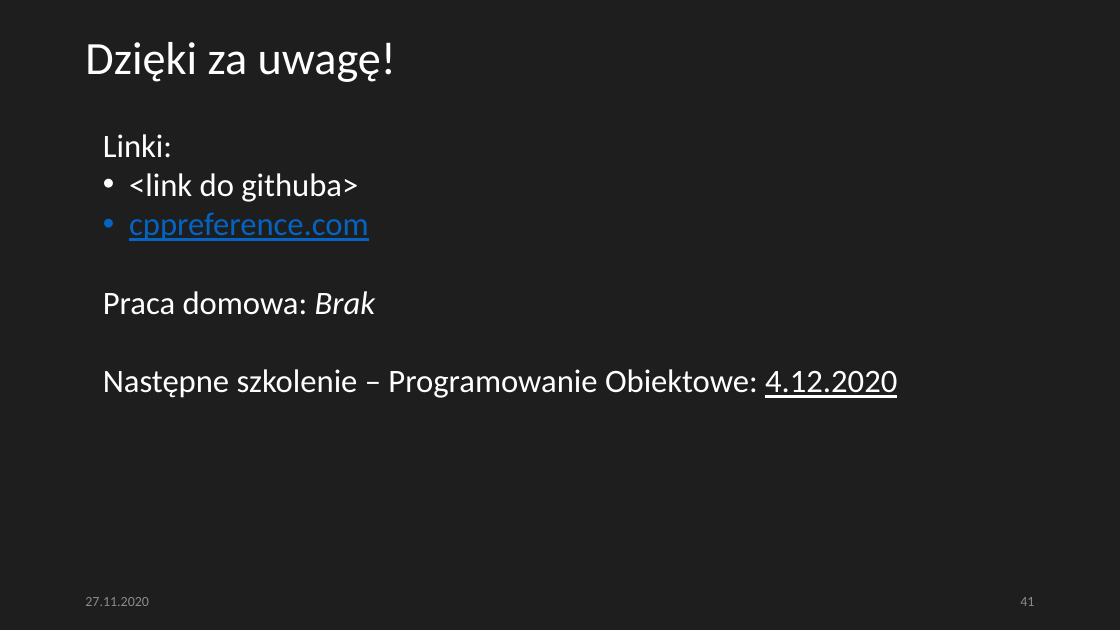
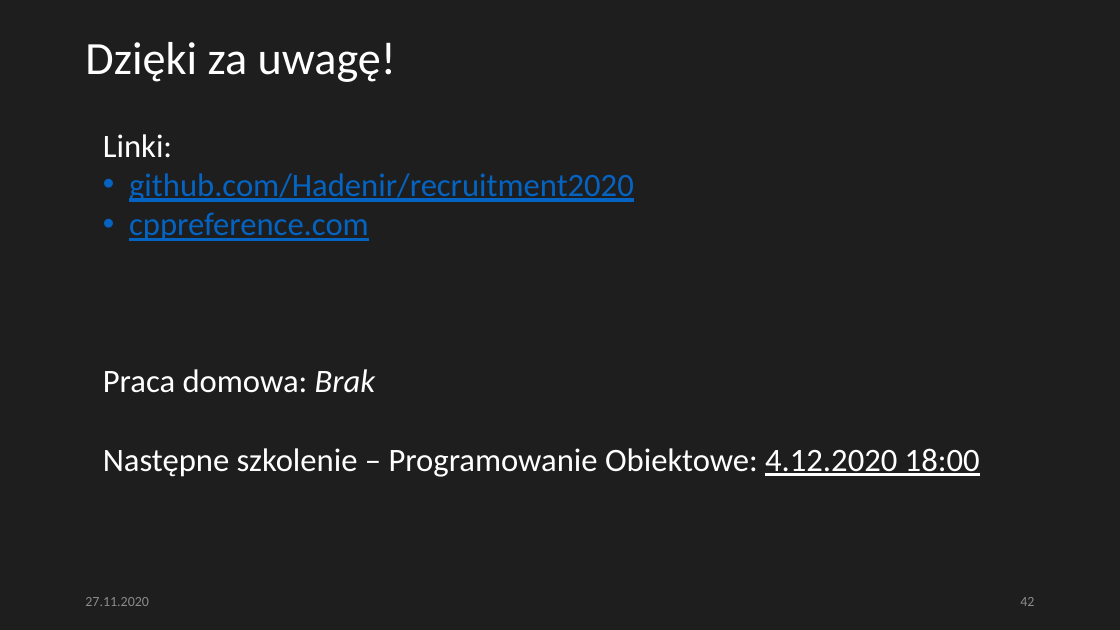
Before and after one commit to Hadenir/recruitment2020, a slide deck: slide 42 of basics/presentation.pptx (slide 41 before the commit). Drawn at 1120x630 pixels with LibreOffice and Linux fonts; fonts in the diff are those of the drawing. Boxes give left, top, right and bottom in pixels: in the first picture for what was removed or moved away, otherwise in the second. Text is boxed around its words. In the diff, an @@ line names an element or a change of style, - is before the commit and + after.

```diff
--- a/basics/presentation.pptx
+++ b/basics/presentation.pptx
@@ text at (129, 173, 634, 202): text changed; text colour #FFFFFF to #0563C1 @@
-• <link do githuba>
+• github.com/Hadenir/recruitment2020
@@ text at (103, 448, 980, 477): text changed @@
-Następne szkolenie – Programowanie Obiektowe: 4.12.2020
+Następne szkolenie – Programowanie Obiektowe: 4.12.2020 18:00
@@ page number at (1020, 597, 1034, 606): text changed @@
-41
+42
```
Also in this commit, not shown: 2 other slides changed, 1 slide added.
